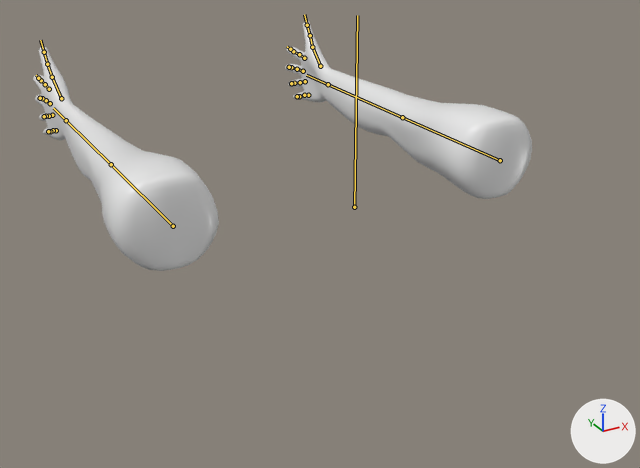
What one commit did to the FBX model Assets/Backrooms Game/Prefabs/Player/Arms.fbx.
Rendered twice from a camera (50 mm lens) standing at (-15.6, -30.6, 13.0) and looking at (2.3, 1.9, -3.3). The lights are fixed; the arrows at lower right show +X, +Y and +Z. The bones that bend it are drawn over the model as lines.

In view in the first picture: 'Arms'.
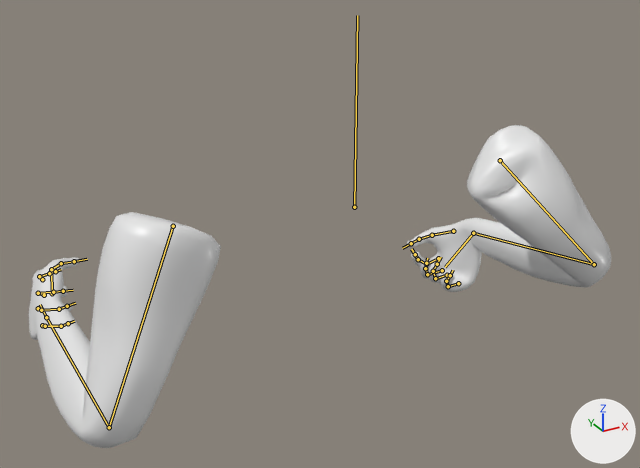
The newer file adds an action. The first version stands in its rest pose; the second is drawn at frame 15 of the action 'Armature|Stab1'.

Boxes [x1, y1, x2, y2] around the edits, measured in the pictures (640 x 468 px):
'Arms', posed (17% wider, 29% taller)
    before: [33, 21, 532, 271]
    after: [29, 125, 611, 448]
bone 'RightBisep', root to tip
    before: (500, 160) to (402, 117)
    after: (500, 160) to (594, 264)
bone 'RightForearm', root to tip
    before: (402, 117) to (328, 84)
    after: (594, 264) to (473, 233)
bone 'RightHand', root to tip
    before: (328, 84) to (306, 75)
    after: (473, 233) to (445, 267)
bone 'RightThumbBottom', root to tip
    before: (320, 66) to (312, 47)
    after: (453, 231) to (432, 235)
bone 'RightThumbMiddle', root to tip
    before: (312, 47) to (310, 35)
    after: (432, 235) to (419, 239)
bone 'RightThumbTop', root to tip
    before: (310, 35) to (307, 25)
    after: (419, 239) to (411, 243)
bone 'RightIndexBottom', root to tip
    before: (304, 58) to (299, 54)
    after: (438, 258) to (426, 264)
bone 'RightIndexMiddle', root to tip
    before: (299, 54) to (293, 51)
    after: (426, 264) to (418, 259)
bone 'RightIndexTop', root to tip
    before: (293, 51) to (290, 49)
    after: (418, 259) to (415, 254)
bone 'RightBirdBottom', root to tip
    before: (303, 71) to (297, 69)
    after: (442, 270) to (427, 274)
bone 'RightBirdMiddle', root to tip
    before: (297, 69) to (291, 67)
    after: (427, 274) to (425, 268)
bone 'RightBirdTop', root to tip
    before: (291, 67) to (289, 67)
    after: (425, 268) to (426, 263)
bone 'RightRingBottom', root to tip
    before: (305, 81) to (300, 82)
    after: (447, 275) to (435, 278)
bone 'RightRingMiddle', root to tip
    before: (300, 82) to (294, 83)
    after: (435, 278) to (433, 271)
bone 'RightRingTop', root to tip
    before: (294, 83) to (291, 83)
    after: (433, 271) to (437, 264)
bone 'RightPinkieBottom', root to tip
    before: (308, 95) to (304, 95)
    after: (458, 283) to (448, 286)
bone 'RightPinkieMiddle', root to tip
    before: (304, 95) to (299, 96)
    after: (448, 286) to (446, 281)
bone 'RightPinkieTop', root to tip
    before: (299, 96) to (297, 96)
    after: (446, 281) to (450, 275)
bone 'LeftBisep', root to tip
    before: (173, 226) to (111, 164)
    after: (173, 226) to (109, 427)
bone 'LeftForearm', root to tip
    before: (111, 164) to (66, 120)
    after: (109, 427) to (46, 317)
bone 'LeftHand', root to tip
    before: (66, 120) to (53, 108)
    after: (46, 317) to (40, 304)
bone 'LeftThumbBottom', root to tip
    before: (61, 98) to (52, 77)
    after: (52, 293) to (51, 269)
bone 'LeftThumbMiddle', root to tip
    before: (52, 77) to (47, 64)
    after: (51, 269) to (61, 263)
bone 'LeftThumbTop', root to tip
    before: (47, 64) to (44, 52)
    after: (61, 263) to (74, 261)
bone 'LeftIndexBottom', root to tip
    before: (49, 89) to (45, 84)
    after: (42, 279) to (39, 276)
bone 'LeftIndexMiddle', root to tip
    before: (45, 84) to (41, 80)
    after: (39, 276) to (49, 273)
bone 'LeftBirdBottom', root to tip
    before: (50, 103) to (46, 100)
    after: (44, 295) to (38, 293)
bone 'LeftBirdMiddle', root to tip
    before: (46, 100) to (42, 98)
    after: (38, 293) to (53, 292)
bone 'LeftBirdTop', root to tip
    before: (42, 98) to (40, 98)
    after: (53, 292) to (63, 291)
bone 'LeftRingBottom', root to tip
    before: (52, 115) to (49, 116)
    after: (38, 308) to (41, 310)
bone 'LeftRingMiddle', root to tip
    before: (49, 116) to (46, 116)
    after: (41, 310) to (59, 309)
bone 'LeftRingTop', root to tip
    before: (46, 116) to (44, 116)
    after: (59, 309) to (67, 306)
bone 'LeftPinkieBottom', root to tip
    before: (56, 130) to (53, 130)
    after: (42, 325) to (45, 326)
bone 'LeftPinkieMiddle', root to tip
    before: (53, 130) to (50, 131)
    after: (45, 326) to (61, 326)
bone 'LeftPinkieTop', root to tip
    before: (50, 131) to (48, 131)
    after: (61, 326) to (68, 323)

The change in detail:
Bone 'RightBisep' (bone_rightbisep) turns from (0, 0, 0) to (-70, -39, -47) degrees about its own x, y and z.
Bone 'RightForearm' (bone_rightforearm) turns from (0, 0, 0) to (72, -45, 40) degrees about its own x, y and z.
Bone 'RightHand' (bone_righthand) turns from (0, 0, 0) to (-51, 25, 12) degrees about its own x, y and z.
Bone 'RightThumbBottom' (bone_rightthumbbottom) turns from (0, 0, 0) to (0, -1, 3) degrees about its own x, y and z.
Bone 'RightThumbMiddle' (bone_rightthumbmiddle) turns from (0, 0, 0) to (-19, -9, 50) degrees about its own x, y and z.
Bone 'RightThumbTop' (bone_rightthumbtop) turns from (0, 0, 0) to (-2, 4, 29) degrees about its own x, y and z.
Bone 'RightIndexBottom' (bone_rightindexbottom) moves from (0.0, 0.0, 0.0) to (0.36, -0.1, -0.14).
Bone 'RightIndexBottom' (bone_rightindexbottom) turns from (0, 0, 0) to (8, 26, 46) degrees about its own x, y and z.
Bone 'RightIndexMiddle' (bone_rightindexmiddle) turns from (0, 0, 0) to (-12, -22, 64) degrees about its own x, y and z.
Bone 'RightIndexTop' (bone_rightindextop) turns from (0, 0, 0) to (7, -6, 17) degrees about its own x, y and z.
Bone 'RightBirdBottom' (bone_rightbirdbottom) moves from (0.0, 0.0, 0.0) to (0.19, -0.05, 0.01).
Bone 'RightBirdBottom' (bone_rightbirdbottom) turns from (0, 0, 0) to (13, 17, 63) degrees about its own x, y and z.
Bone 'RightBirdMiddle' (bone_rightbirdmiddle) turns from (0, 0, 0) to (-20, -16, 73) degrees about its own x, y and z.
Bone 'RightBirdTop' (bone_rightbirdtop) turns from (0, 0, 0) to (10, -10, 21) degrees about its own x, y and z.
Bone 'RightRingBottom' (bone_rightringbottom) moves from (0.0, 0.0, 0.0) to (-0.1, -0.12, 0.02).
Bone 'RightRingBottom' (bone_rightringbottom) turns from (0, 0, 0) to (11, 0, 70) degrees about its own x, y and z.
Bone 'RightRingMiddle' (bone_rightringmiddle) turns from (0, 0, 0) to (-12, -18, 70) degrees about its own x, y and z.
Bone 'RightRingTop' (bone_rightringtop) turns from (0, 0, 0) to (27, -19, 36) degrees about its own x, y and z.
Bone 'RightPinkieBottom' (bone_rightpinkiebottom) moves from (0.0, 0.0, 0.0) to (-0.09, 0.17, -0.02).
Bone 'RightPinkieBottom' (bone_rightpinkiebottom) turns from (0, 0, 0) to (13, 2, 69) degrees about its own x, y and z.
Bone 'RightPinkieMiddle' (bone_rightpinkiemiddle) turns from (0, 0, 0) to (-18, -20, 69) degrees about its own x, y and z.
Bone 'RightPinkieTop' (bone_rightpinkietop) turns from (0, 0, 0) to (25, -19, 37) degrees about its own x, y and z.
Bone 'LeftBisep' (bone_leftbisep) turns from (0, 0, 0) to (-100, 28, 2) degrees about its own x, y and z.
Bone 'LeftForearm' (bone_leftforearm) turns from (0, 0, 0) to (106, -4, 2) degrees about its own x, y and z.
Bone 'LeftHand' (bone_lefthand) turns from (0, 0, 0) to (-14, -15, -14) degrees about its own x, y and z.
Bone 'LeftThumbBottom' (bone_leftthumbbottom) moves from (0.0, 0.0, 0.0) to (0.12, 0.01, -0.05).
Bone 'LeftThumbBottom' (bone_leftthumbbottom) turns from (0, 0, 0) to (0, 1, -3) degrees about its own x, y and z.
Bone 'LeftThumbMiddle' (bone_leftthumbmiddle) turns from (0, 0, 0) to (-27, -23, -31) degrees about its own x, y and z.
Bone 'LeftThumbTop' (bone_leftthumbtop) turns from (0, 0, 0) to (-6, -17, -24) degrees about its own x, y and z.
Bone 'LeftIndexBottom' (bone_leftindexbottom) moves from (0.0, 0.0, 0.0) to (-0.04, -0.32, 0.21).
Bone 'LeftIndexBottom' (bone_leftindexbottom) turns from (0, 0, 0) to (-3, -11, 2) degrees about its own x, y and z.
Bone 'LeftIndexMiddle' (bone_leftindexmiddle) turns from (0, 0, 0) to (0, 24, -41) degrees about its own x, y and z.
Bone 'LeftBirdBottom' (bone_leftbirdbottom) moves from (0.0, 0.0, 0.0) to (0.11, -0.39, 0.28).
Bone 'LeftBirdBottom' (bone_leftbirdbottom) turns from (0, 0, 0) to (-5, -28, 11) degrees about its own x, y and z.
Bone 'LeftBirdMiddle' (bone_leftbirdmiddle) turns from (0, 0, 0) to (-13, 0, -75) degrees about its own x, y and z.
Bone 'LeftBirdTop' (bone_leftbirdtop) turns from (0, 0, 0) to (-58, -92, 13) degrees about its own x, y and z.
Bone 'LeftRingBottom' (bone_leftringbottom) moves from (0.0, 0.0, 0.0) to (-0.07, -0.45, 0.15).
Bone 'LeftRingBottom' (bone_leftringbottom) turns from (0, 0, 0) to (4, -21, -21) degrees about its own x, y and z.
Bone 'LeftRingMiddle' (bone_leftringmiddle) turns from (0, 0, 0) to (-15, 61, -88) degrees about its own x, y and z.
Bone 'LeftRingTop' (bone_leftringtop) turns from (0, 0, 0) to (69, -41, -74) degrees about its own x, y and z.
Bone 'LeftPinkieBottom' (bone_leftpinkiebottom) moves from (0.0, 0.0, 0.0) to (0.11, -0.5, 0.23).
Bone 'LeftPinkieBottom' (bone_leftpinkiebottom) turns from (0, 0, 0) to (4, -22, -20) degrees about its own x, y and z.
Bone 'LeftPinkieMiddle' (bone_leftpinkiemiddle) turns from (0, 0, 0) to (-20, 66, -88) degrees about its own x, y and z.
Bone 'LeftPinkieTop' (bone_leftpinkietop) turns from (0, 0, 0) to (69, -43, -75) degrees about its own x, y and z.
